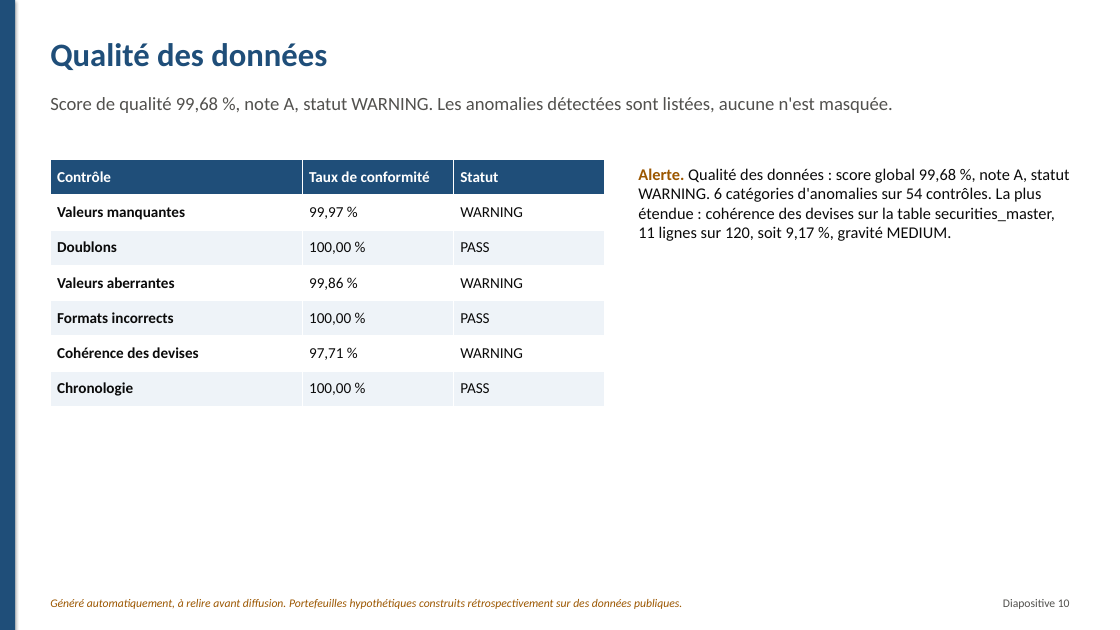
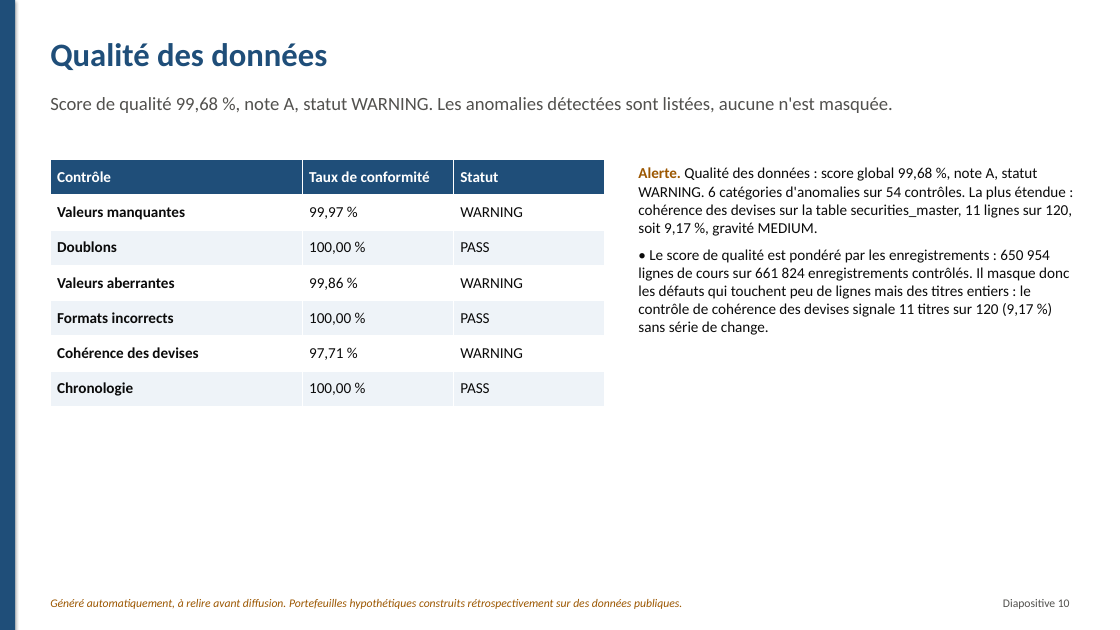
Before and after one commit to fatybarbosa/investment-analytics-platform, a slide deck: slide 10 of reports/management/presentation_management.pptx. Drawn at 1120x630 pixels with LibreOffice and Linux fonts; fonts in the diff are those of the drawing. Boxes give left, top, right and bottom in pixels: in the first picture for what was removed or moved away, otherwise in the second. Text is boxed around its words. In the diff, an @@ line names an element or a change of style, - is before the commit and + after.

```diff
--- a/reports/management/presentation_management.pptx
+++ b/reports/management/presentation_management.pptx
@@ text at <box>638,167,1072,236</box>: size 14 to 13 pt in "Alerte. Qualité des données : score global ..." @@
@@ text at <box>638,249,1069,335</box>: paragraph added @@
+• Le score de qualité est pondéré par les enregistrements : 650 954 lignes de cours sur 661 824 enregistrements contrôlés. Il masque donc les défauts qui touchent peu de lignes mais des titres entiers : le contrôle de cohérence des devises signale 11 titres sur 120 (9,17 %) sans série de change.
```
Also in this commit, not shown: 11 other slides changed, 58 other files.
